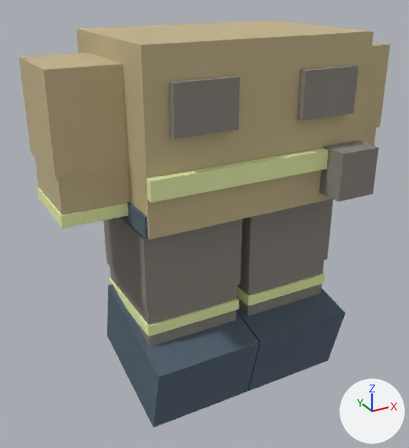
A saved change to the glTF model public/world3d/blocky-outfits/paramedic-amber.glb.
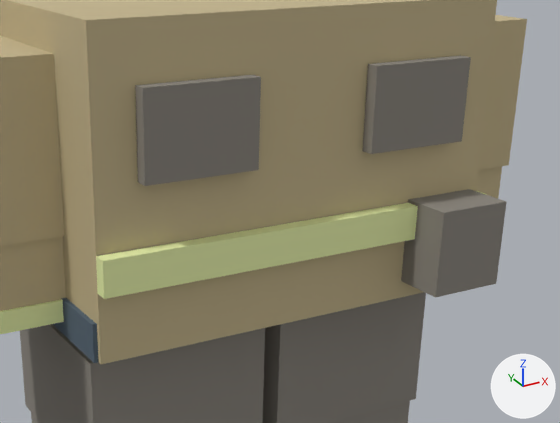
There are two pictures of each version: one whole from a 50 mm lens placed at (-0.852, -1.457, 1.164), pointed at (-0.063, -0.023, 0.447), one close up on the part from 23% to 100% of the width and 7% to 61% of the height. Arrows for +X, +Y and +Z are at lower right; the lights stay in place. The older version's two pictures come first. Where no turn or scale is listed for an object, it has been applied to the vertices.

The scene before the commit, as lines of its bpy script (objects in view):
```python
me_cube_119 = bpy.data.meshes.new('Cube.119')
me_cube_119.from_pydata(...)  # a box spanning x -0.345..0.345, y -0.238..0.238, z -0.238..0.238
me_cube_119.materials.append(mat_cloth)  # beige #c4b48c
me_cube_121 = bpy.data.meshes.new('Cube.121')
me_cube_121.from_pydata(...)  # a box spanning x -0.102..0.102, y -0.119..0.119, z -0.081..0.081
me_cube_121.materials.append(mat_cloth)  # beige #c4b48c
me_cube_129 = bpy.data.meshes.new('Cube.129')
me_cube_129.from_pydata(...)  # a box spanning x -0.157..0.157, y -0.166..0.166, z -0.112..0.112
me_cube_129.materials.append(mat_pants)  # grey #8b867e
ob_jacket = bpy.data.objects.new('jacket', me_cube_119)
ob_jacket.location = (0.0, -0.006, 0.785)
ob_lower_sleeve_left = bpy.data.objects.new('lower-sleeve-Left', me_cube_121)
ob_lower_sleeve_left.location = (0.426, 0.0, 0.653)
ob_trouser_right = bpy.data.objects.new('trouser-Right', me_cube_129)
ob_trouser_right.location = (-0.172, 0.0, 0.402)
# also in view: 'medical-belt' at (0.0, -0.002, 0.578); 'pocket-1' at (0.19, -0.257, 0.873); 'lower-sleeve-Right' at (-0.426, 0.0, 0.653); 'upper-sleeve-Right' at (-0.426, 0.0, 0.838); 'medical-pouch' at (0.265, -0.288, 0.648)
```
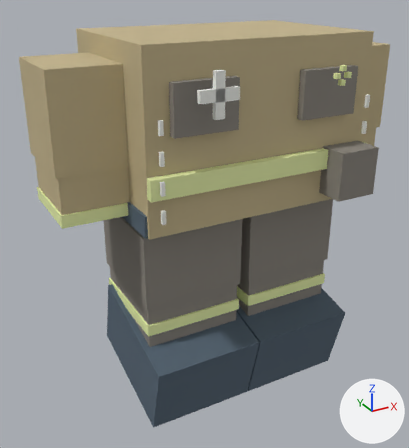
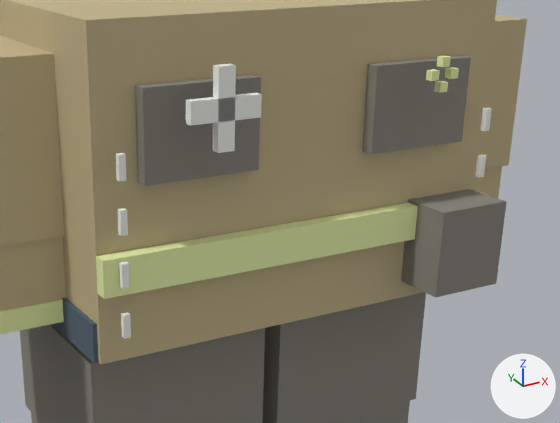
The change in detail:
Material 'light' (mat_light) is new.
Its base color is (0.898, 0.91, 0.863) (white #f3f5ef).
Its roughness is 0.9.
Mesh me_cube_265 is new.
It is a box spanning x -0.005..0.005, y -0.0045..0.0045, z -0.0175..0.0175.
It uses material mat_light (white #f3f5ef).
Mesh me_cube_264 is new.
It is a box spanning x -0.005..0.005, y -0.0045..0.0045, z -0.0175..0.0175.
It uses material mat_light (white #f3f5ef).
Mesh me_cube_280 is new.
It is a box spanning x -0.0125..0.0125, y -0.007..0.007, z -0.055..0.055.
It uses material mat_light (white #f3f5ef).
Mesh me_cube_281 is new.
It is a box spanning x -0.0525..0.0525, y -0.007..0.007, z -0.015..0.015.
It uses material mat_light (white #f3f5ef).
Mesh me_cube_273 is new.
It is a box spanning x -0.007..0.007, y -0.006..0.006, z -0.007..0.007.
It uses material mat_accent (green #eaf4ad).
Mesh me_cube_271 is new.
It is a box spanning x -0.007..0.007, y -0.006..0.006, z -0.007..0.007.
It uses material mat_accent (green #eaf4ad).
Object 'design-paramedic-side-stitch--1-3' (ob_design_paramedic_side_stitch__1_3) is new; it shows me_cube_265.
Its location is (-0.318, -0.276, 0.84).
Object 'design-paramedic-side-stitch--1-2' (ob_design_paramedic_side_stitch__1_2) is new; it shows me_cube_264.
Its location is (-0.318, -0.276, 0.765).
Object 'design-paramedic-side-stitch--1-1' (ob_design_paramedic_side_stitch__1_1) is new; it shows a copy of me_cube_265.
Its location is (-0.318, -0.276, 0.69).
Object 'design-paramedic-side-stitch--1-0' (ob_design_paramedic_side_stitch__1_0) is new; it shows a copy of me_cube_264.
Its location is (-0.318, -0.276, 0.615).
Object 'design-paramedic-side-stitch-1-3' (ob_design_paramedic_side_stitch_1_3) is new; it shows a copy of me_cube_265.
Its location is (0.318, -0.276, 0.84).
Object 'design-paramedic-side-stitch-1-2' (ob_design_paramedic_side_stitch_1_2) is new; it shows a copy of me_cube_264.
Its location is (0.318, -0.276, 0.765).
Object 'design-paramedic-responder-cross-v' (ob_design_paramedic_responder_cross_v) is new; it shows me_cube_280.
Its location is (-0.192, -0.327, 0.913).
Object 'design-paramedic-responder-cross-h' (ob_design_paramedic_responder_cross_h) is new; it shows me_cube_281.
Its location is (-0.192, -0.327, 0.913).
Object 'design-paramedic-makers-mark-3' (ob_design_paramedic_makers_mark_3) is new; it shows me_cube_273.
Its location is (0.159, -0.322, 0.928).
Object 'design-paramedic-makers-mark-2' (ob_design_paramedic_makers_mark_2) is new; it shows a copy of me_cube_273.
Its location is (0.177, -0.322, 0.946).
Object 'design-paramedic-makers-mark-1' (ob_design_paramedic_makers_mark_1) is new; it shows me_cube_271.
Its location is (0.195, -0.322, 0.928).
Object 'design-paramedic-makers-mark-0' (ob_design_paramedic_makers_mark_0) is new; it shows a copy of me_cube_273.
Its location is (0.177, -0.322, 0.91).

Changed parts and their boxes [x1, y1, x2, y2] in the close-ups (560 x 423 px):
'design-paramedic-responder-cross-v', added: after [213, 64, 236, 153]
'design-paramedic-responder-cross-h', added: after [186, 93, 262, 125]
'design-paramedic-side-stitch--1-3', added: after [116, 153, 126, 181]
'design-paramedic-side-stitch--1-2', added: after [118, 208, 128, 236]
'design-paramedic-side-stitch--1-1', added: after [119, 261, 129, 289]
'design-paramedic-side-stitch--1-0', added: after [121, 312, 131, 339]
'design-paramedic-side-stitch-1-3', added: after [480, 108, 492, 131]
'design-paramedic-side-stitch-1-2', added: after [475, 154, 486, 178]
'design-paramedic-makers-mark-3', added: after [426, 69, 440, 81]
'design-paramedic-makers-mark-2', added: after [437, 56, 451, 67]
'design-paramedic-makers-mark-0', added: after [434, 81, 448, 93]
'design-paramedic-makers-mark-1', added: after [445, 67, 459, 79]
